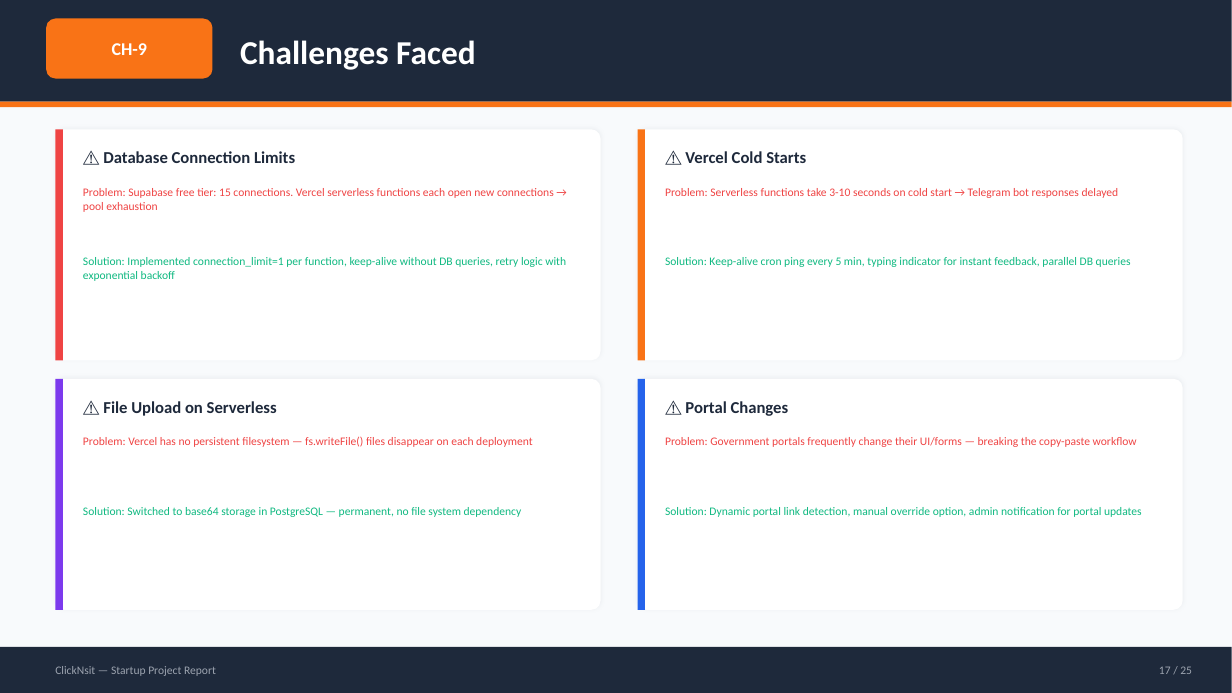
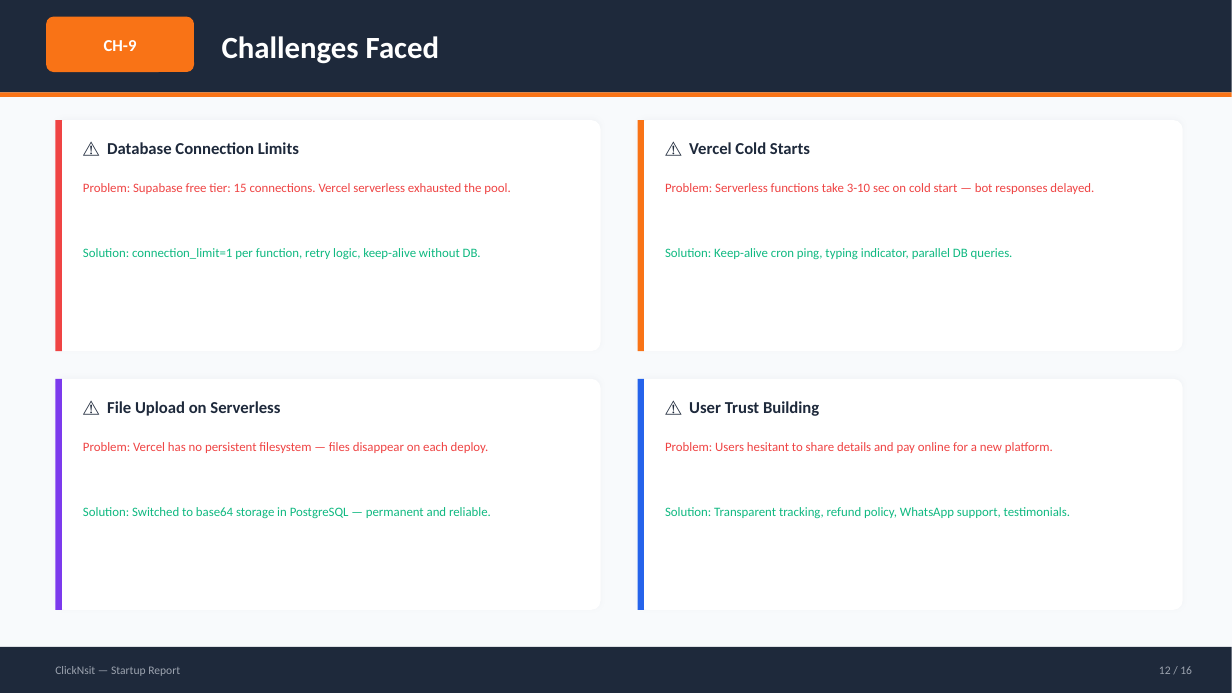
Before and after one commit to engg-ankit/FormEasy, a slide deck: slide 12 of public/ClickNsit-Startup-Report.pptx (slide 17 before the commit). Drawn at 1232x693 pixels with LibreOffice and Linux fonts; fonts in the diff are those of the drawing. Boxes give left, top, right and bottom in pixels: in the first picture for what was removed or moved away, otherwise in the second. Text is boxed around its words. In the diff, an @@ line names an element or a change of style, - is before the commit and + after.

```diff
--- a/public/ClickNsit-Startup-Report.pptx
+++ b/public/ClickNsit-Startup-Report.pptx
@@ rectangle: place and size @@
-rectangle at box(0, 0, 1232, 102)
+rectangle at box(0, 0, 1232, 92)
@@ text "CH-9" at box(104, 40, 137, 51): size 14 to 13 pt @@
@@ rounded rectangle: place and size @@
-rounded rectangle at box(46, 18, 213, 79)
+rounded rectangle at box(46, 17, 194, 72)
@@ rounded rectangle at box(46, 17, 194, 72): proportions changed @@
@@ text "Challenges Faced": place and size @@
-text "Challenges Faced" at box(240, 40, 476, 70)
+text "Challenges Faced" at box(222, 36, 439, 64)
@@ text "Challenges Faced" at box(222, 36, 439, 64): size 26 to 24 pt @@
@@ 3 rectangles, 2 texts, 2 rounded rectangles: place and size @@
-3 rectangles, 2 texts, 2 rounded rectangles at box(0, 102, 1232, 360)
+3 rectangles, 2 texts, 2 rounded rectangles at box(0, 92, 1232, 351)
@@ shadow changed in 4 elements at box(55, 379, 601, 610), box(638, 379, 1183, 610), box(55, 120, 601, 351), box(638, 120, 1183, 351) @@
@@ text at box(83, 183, 510, 194): text changed; size 9 to 10 pt @@
-Problem: Supabase free tier: 15 connections. Vercel serverless functions each open new connections → pool exhaustion
+Problem: Supabase free tier: 15 connections. Vercel serverless exhausted the pool.
@@ text at box(665, 183, 1094, 194): text changed; size 9 to 10 pt @@
-Problem: Serverless functions take 3-10 seconds on cold start → Telegram bot responses delayed
+Problem: Serverless functions take 3-10 sec on cold start — bot responses delayed.
@@ text at box(83, 248, 481, 260): text changed; size 9 to 10 pt @@
-Solution: Implemented connection_limit=1 per function, keep-alive without DB queries, retry logic with exponential backoff
+Solution: connection_limit=1 per function, retry logic, keep-alive without DB.
@@ text at box(665, 248, 1013, 260): text changed; size 9 to 10 pt @@
-Solution: Keep-alive cron ping every 5 min, typing indicator for instant feedback, parallel DB queries
+Solution: Keep-alive cron ping, typing indicator, parallel DB queries.
@@ text "⚠️ File Upload on Serverless": place and size @@
-text "⚠️ File Upload on Serverless" at box(103, 401, 277, 416)
+text "⚠️ File Upload on Serverless" at box(107, 401, 280, 416)
@@ text at box(689, 401, 819, 416): text changed @@
-⚠️ Portal Changes
+⚠️ User Trust Building
@@ text at box(83, 442, 489, 453): text changed; size 9 to 10 pt @@
-Problem: Vercel has no persistent filesystem — fs.writeFile() files disappear on each deployment
+Problem: Vercel has no persistent filesystem — files disappear on each deploy.
@@ text at box(665, 442, 1053, 453): text changed; size 9 to 10 pt @@
-Problem: Government portals frequently change their UI/forms — breaking the copy-paste workflow
+Problem: Users hesitant to share details and pay online for a new platform.
@@ text at box(83, 507, 491, 518): text changed; size 9 to 10 pt @@
-Solution: Switched to base64 storage in PostgreSQL — permanent, no file system dependency
+Solution: Switched to base64 storage in PostgreSQL — permanent and reliable.
@@ text at box(665, 507, 1070, 518): text changed; size 9 to 10 pt @@
-Solution: Dynamic portal link detection, manual override option, admin notification for portal updates
+Solution: Transparent tracking, refund policy, WhatsApp support, testimonials.
@@ text at box(55, 666, 180, 676): text changed @@
-ClickNsit — Startup Project Report
+ClickNsit — Startup Report
@@ text at box(1159, 666, 1192, 674): text changed @@
-17 / 25
+12 / 16
```
Also in this commit, not shown: 10 other slides changed, 5 slides added, 14 slides removed, 42 other files.
